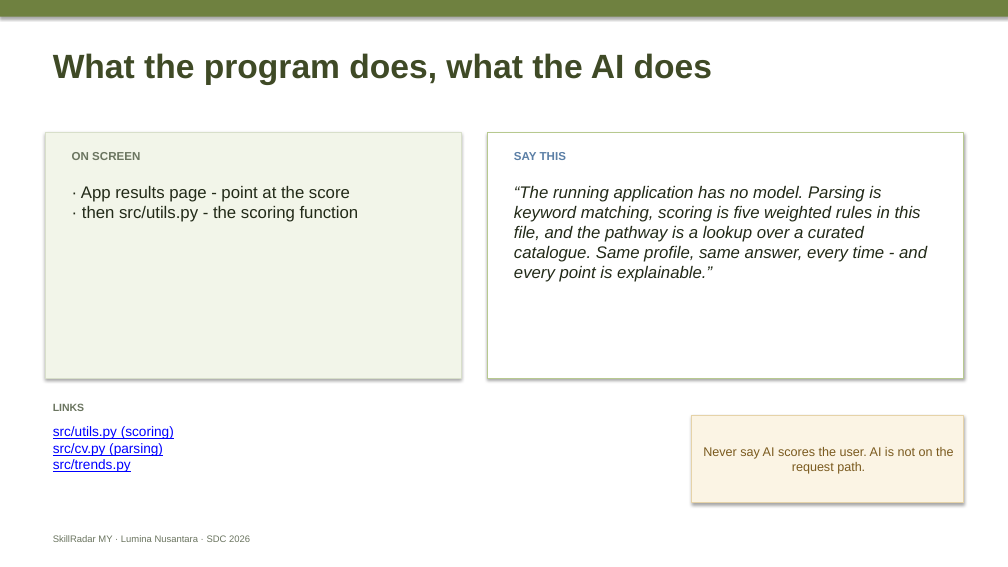
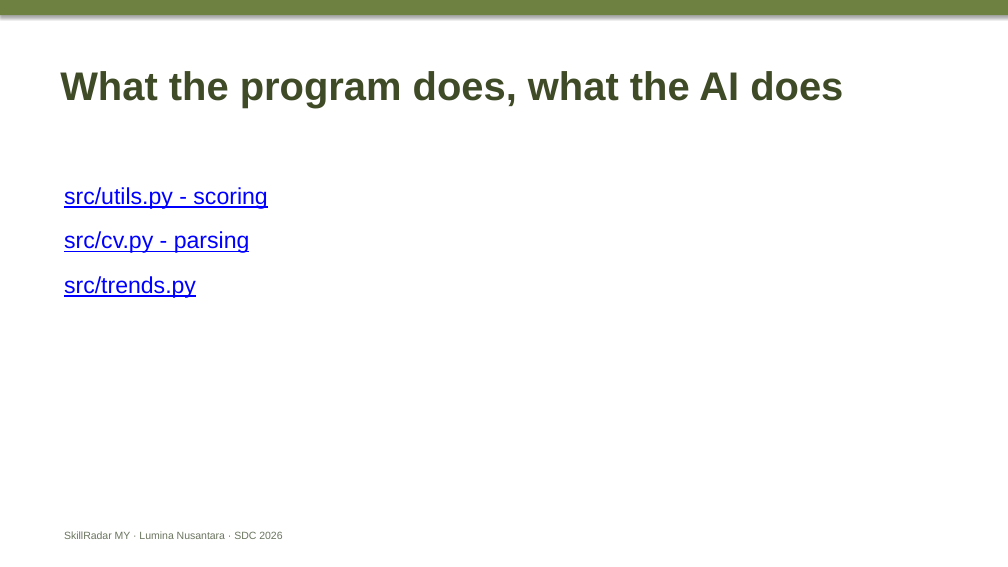
Before and after one commit to douyinlin/sdc2026-lumina-nusantara, a slide deck: slide 2 of team/CUE_DECK_4min10_to_6min.pptx. Drawn at 1008x567 pixels with LibreOffice and Linux fonts; fonts in the diff are those of the drawing. Boxes give left, top, right and bottom in pixels: in the first picture for what was removed or moved away, otherwise in the second. Text is boxed around its words. In the diff, an @@ line names an element or a change of style, - is before the commit and + after.

Commit message:
docs(team): strip the cue deck to title plus links

```diff
--- a/team/CUE_DECK_4min10_to_6min.pptx
+++ b/team/CUE_DECK_4min10_to_6min.pptx
@@ text "What the program does, what ...": place and size @@
-text "What the program does, what ..." at [53,53,712,85]
+text "What the program does, what ..." at [60,71,843,108]
@@ text "What the program does, what ..." at [60,71,843,108]: size 32 to 38 pt @@
@@ rectangle removed at [45,132,461,378] @@
@@ rectangle removed at [488,132,964,378] @@
@@ text "src/utils.py - scoring": place and size @@
-text "src/utils.py - scoring" at [53,426,174,472]
+text "src/utils.py - scoring" at [64,187,267,298]
@@ text removed at [72,152,140,160] @@
-ON SCREEN
@@ text removed at [514,152,566,160] @@
-SAY THIS
@@ text at [64,187,267,253]: text changed; size 13 to 22 pt @@
-src/utils.py (scoring)
-src/cv.py (parsing)
+src/utils.py - scoring
+src/cv.py - parsing
@@ text removed at [81,186,359,222] @@
-· App results page - point at the score
-· then src/utils.py - the scoring function
@@ text removed at [514,186,927,282] @@
-“The running application has no model. Parsing is keyword matching, scoring is five weighted rules in this file, and the pathway is a lookup over a curated catalogue. Same profile, same answer, every time - and every point is explainable.”
@@ text at [64,276,196,298]: size 13 to 22 pt in "src/trends.py"; more space between paragraphs @@
@@ text removed at [53,403,84,411] @@
-LINKS
@@ rectangle removed at [692,416,964,503] @@
-Never say AI scores the user. AI is not on the request path.
@@ text "SkillRadar MY · Lumina Nusantara ...": place and size @@
-text "SkillRadar MY · Lumina Nusantara ..." at [53,535,250,542]
+text "SkillRadar MY · Lumina Nusantara ..." at [64,531,282,539]
@@ text "SkillRadar MY · Lumina Nusantara ..." at [64,531,282,539]: size 9 to 10 pt @@
```
Also in this commit, not shown: 6 other slides changed, 2 other files.
